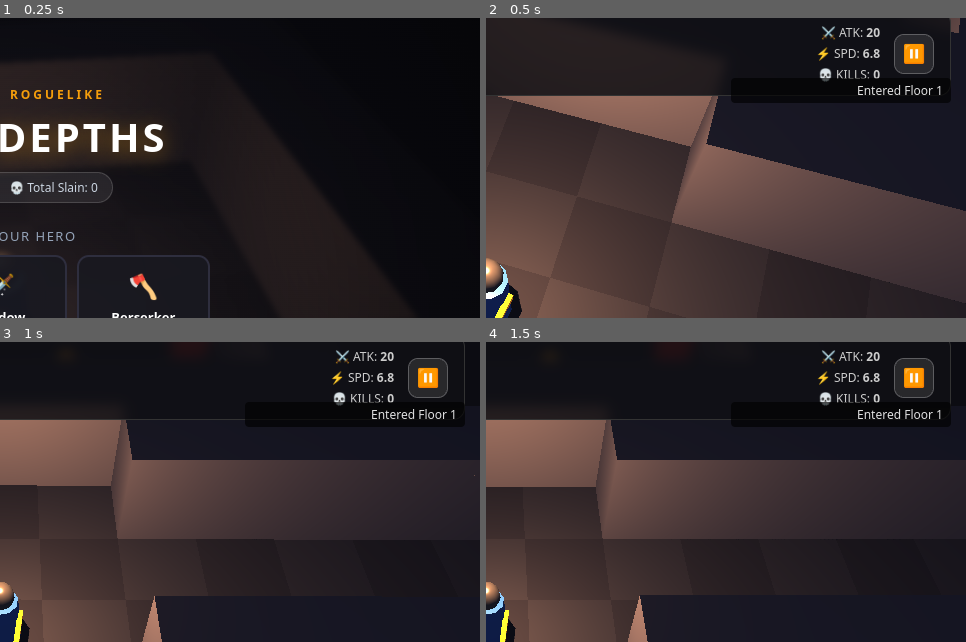
Above: before the commit, frames 1-4 (two rows, left to right).
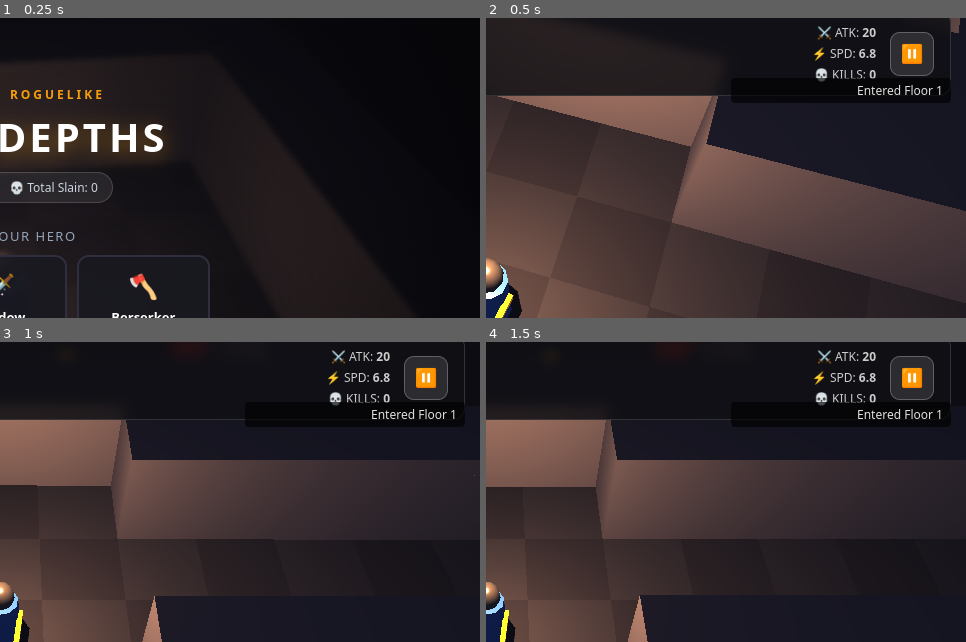
Above: after the commit, the same moments.

Repository: Pop3fr/25d-roguelike-
Game: browser game, page index.html
Same seed, same stepped clock (60 frames per second), same inputs: the game is played once before the commit and once after it.
Inputs (mouse positions are % of the whole screen's width and height, from its top left):
- Up to frame 1 (0.25 s): no input
- Up to frame 2 (0.5 s): click "START RUN" at 0.27 s
- Up to frame 3 (1 s): no input
- Up to frame 4 (1.5 s): click (50, 60) at 1.07 s
The pictures show only the part of the screen within x 50-100%, y 4-54%; the shares and areas given below are measured in that part.

Frame 1 is identical in both runs. In frame 2, 1.3% of the frame differs, in the area x 68-94%, y 2-22%; in frame 3, 1.3%; in frame 4, 1.3%.

Commit message:
Enhance pause button functionality and styling
Updated pause button styles and added touch event listeners for better interaction on mobile devices.

Diff:
--- a/index.html
+++ b/index.html
@@ -25,12 +25,12 @@
         .floor-badge { color: #fbbf24; font-size: 16px; letter-spacing: 1px; font-weight: bold; }
 
         #pause-btn {
-            background: rgba(255, 255, 255, 0.1); border: 1px solid rgba(255, 255, 255, 0.25);
-            color: #fff; width: 40px; height: 40px; border-radius: 10px; font-size: 18px;
+            background: rgba(255, 255, 255, 0.12); border: 1px solid rgba(255, 255, 255, 0.25);
+            color: #fff; width: 44px; height: 44px; border-radius: 10px; font-size: 18px;
             display: flex; align-items: center; justify-content: center; cursor: pointer; pointer-events: auto;
             transition: background 0.15s;
         }
-        #pause-btn:active { background: rgba(255, 255, 255, 0.25); }
+        #pause-btn:active { background: rgba(255, 255, 255, 0.28); transform: scale(0.94); }
 
         /* Floating Event Log */
         #log {
@@ -542,9 +542,7 @@
         return;
     }
 
-    if (gameState === 'PAUSED') return; // Freeze simulation when paused
-
-    if (gameState !== 'PLAYING') return;
+    if (gameState === 'PAUSED' || gameState !== 'PLAYING') return;
 
     if (moveState.touchId !== null && (moveState.x !== 0 || moveState.y !== 0)) {
         const moveX = moveState.x * player.speed * dt;
@@ -727,8 +725,15 @@
     document.getElementById('retry-btn').addEventListener('click', startRun);
     document.getElementById('menu-return-btn').addEventListener('click', returnToMainMenu);
 
-    // Pause Menu Listeners
-    document.getElementById('pause-btn').addEventListener('click', togglePause);
+    // Pause Menu Listeners (Handle both touch and mouse clicks cleanly)
+    const pauseBtn = document.getElementById('pause-btn');
+    pauseBtn.addEventListener('touchstart', e => {
+        e.preventDefault();
+        e.stopPropagation();
+        togglePause();
+    }, { passive: false });
+    pauseBtn.addEventListener('click', togglePause);
+
     document.getElementById('resume-btn').addEventListener('click', resumeRun);
     document.getElementById('quit-btn').addEventListener('click', quitToMainMenu);
 
@@ -739,6 +744,9 @@
 
     window.addEventListener('touchstart', e => {
         if (gameState !== 'PLAYING') return;
+        // Ignore touches that land on UI buttons (such as the Pause button)
+        if (e.target.closest('button')) return;
+
         for (let i = 0; i < e.changedTouches.length; i++) {
             const touch = e.changedTouches[i];
             const isLeft = touch.clientX < window.innerWidth / 2;
